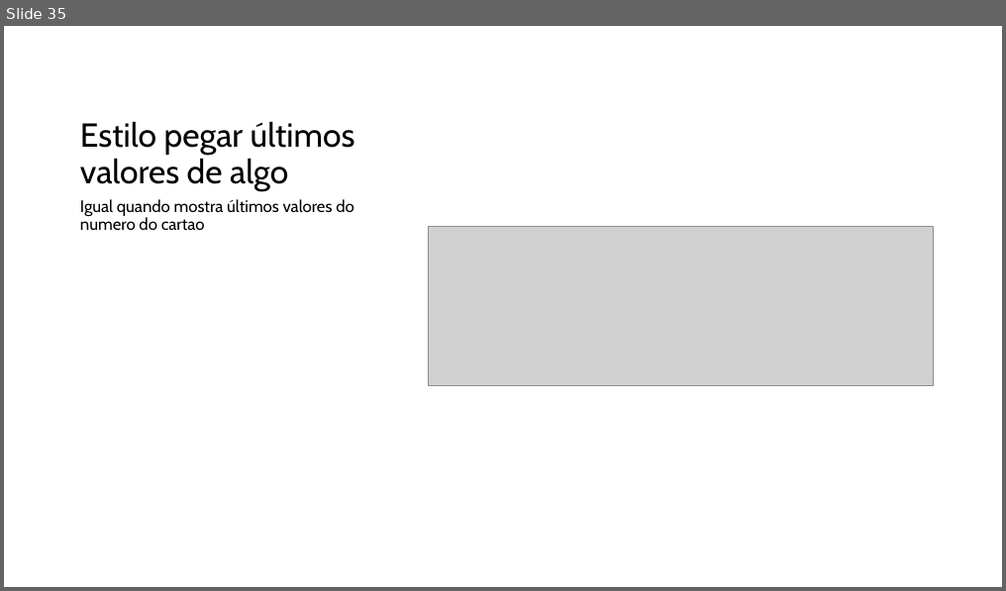
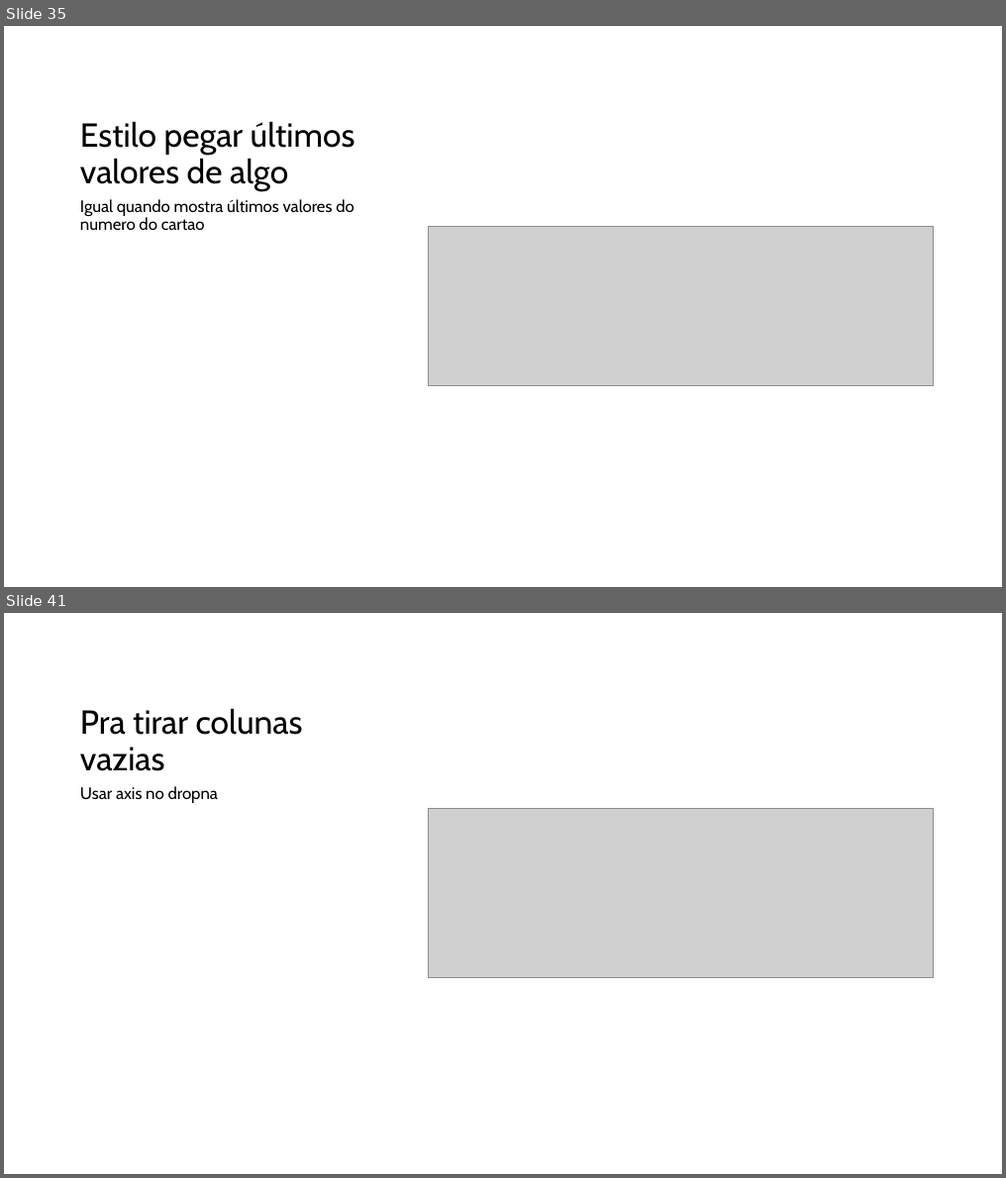
Before and after one commit to augluiz/OlaMundo, a slide deck: python.pptx. Shown one above the other, each under a label of ours: slide 35 before the commit, slides 35 and 41 after it; the slides between them are not shown. The pictures are 1006x591 and 1006x1178 pixels, drawn with LibreOffice and Linux fonts; fonts in the diff are those of the drawing; grey boxes stand for pictures. Boxes give left, top, right and bottom in pixels: in the first picture for what was removed or moved away, otherwise in the second. Text is boxed around its words. In the diff, an @@ line names an element or a change of style, - is before the commit and + after.

```diff
--- a/python.pptx
+++ b/python.pptx
@@ slide 41 added at bbox=[4, 613, 1002, 1174], background #FFFFFF @@
@@ title added at bbox=[80, 708, 303, 771], 32 pt, text #000000 @@
+Pra tirar colunas vazias
@@ text added at bbox=[80, 786, 218, 803], 16 pt, text #000000 @@
+Usar axis no dropna
@@ picture added at bbox=[429, 808, 934, 977] @@
```
Also in this commit, not shown: 1 slide changed, 6 other slides added.
